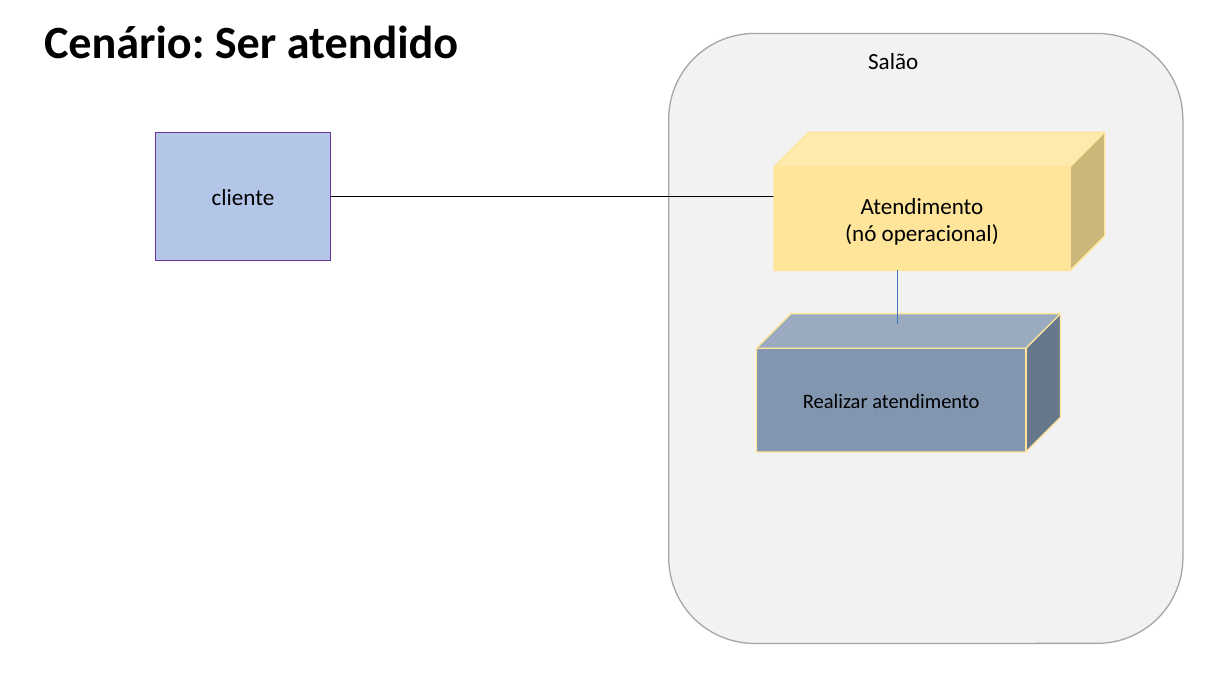
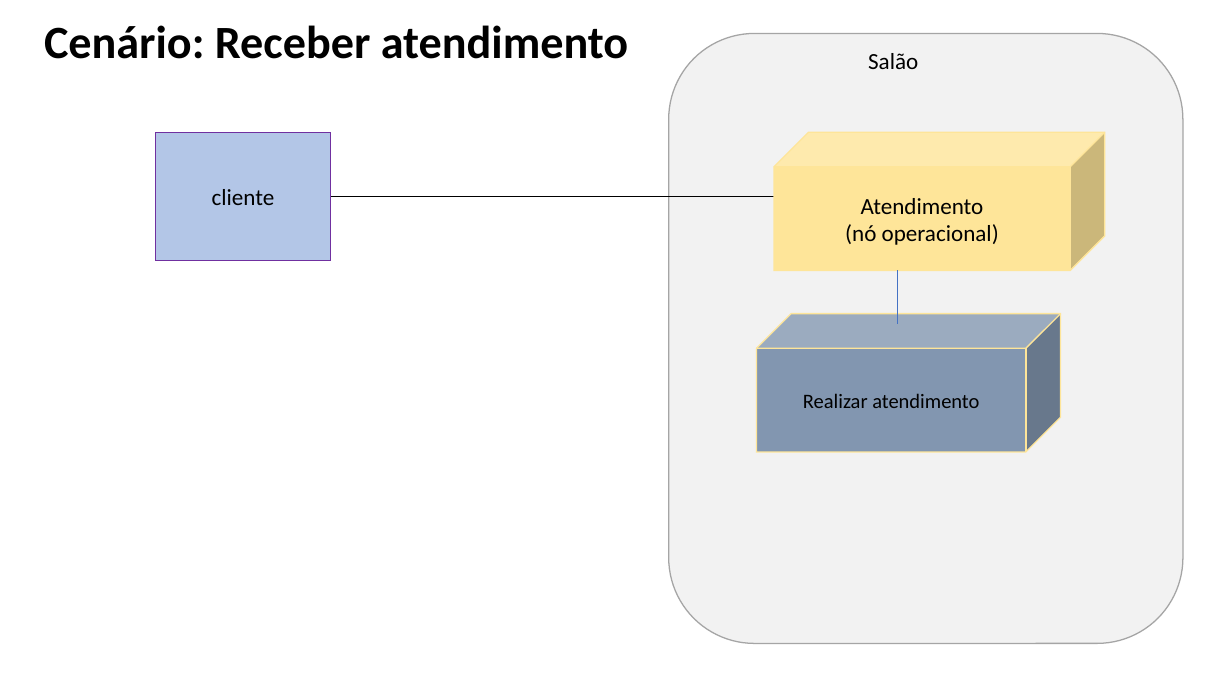
Before and after one commit to Vinicius-Dias-Mota/AC1---Engenharia, a slide deck: slide 4 of 15 - Arquitetura de Negócio para cada Cenário.pptx. Drawn at 1232x693 pixels with LibreOffice and Linux fonts; fonts in the diff are those of the drawing. Boxes give left, top, right and bottom in pixels: in the first picture for what was removed or moved away, otherwise in the second. Text is boxed around its words. In the diff, an @@ line names an element or a change of style, - is before the commit and + after.

```diff
--- a/15 - Arquitetura de Negócio para cada Cenário.pptx
+++ b/15 - Arquitetura de Negócio para cada Cenário.pptx
@@ text at (x1=44, y1=25, x2=628, y2=59): text changed @@
-Cenário: Ser atendido
+Cenário: Receber atendimento
```
Also in this commit, not shown: 2 other slides changed.
